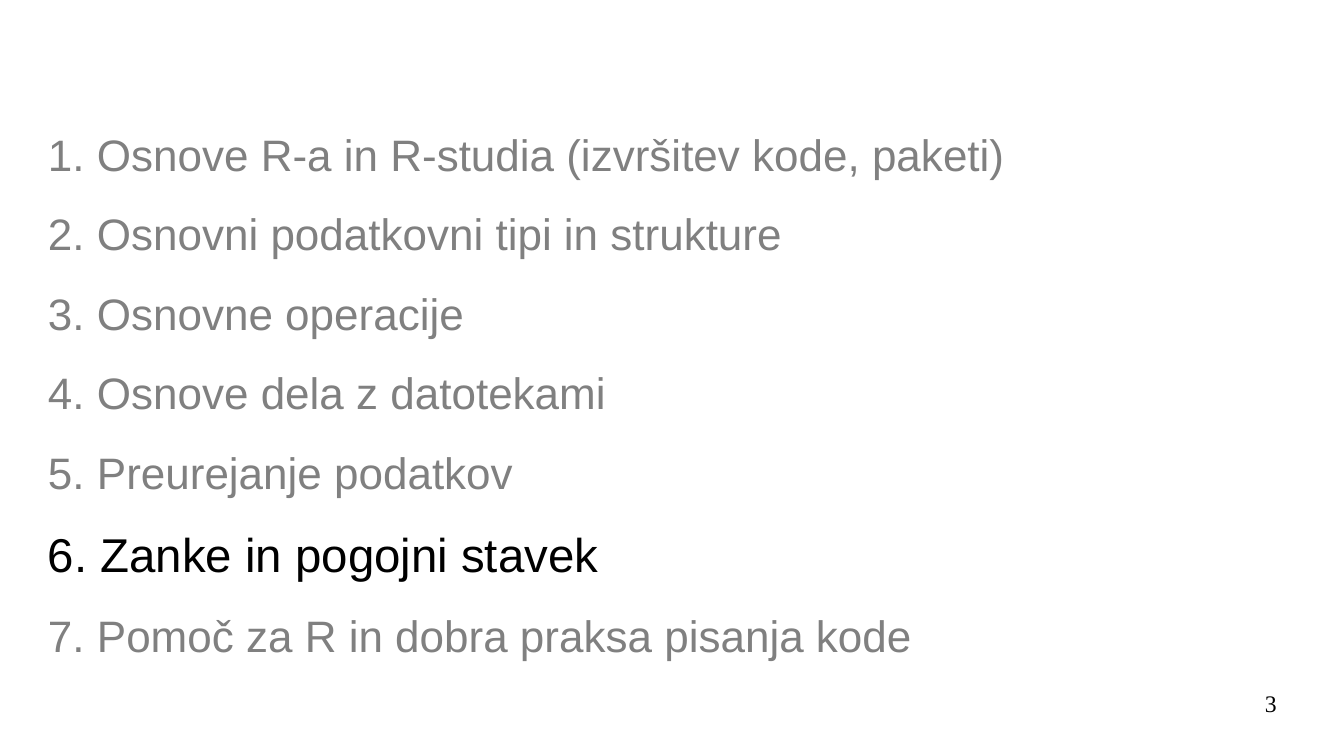
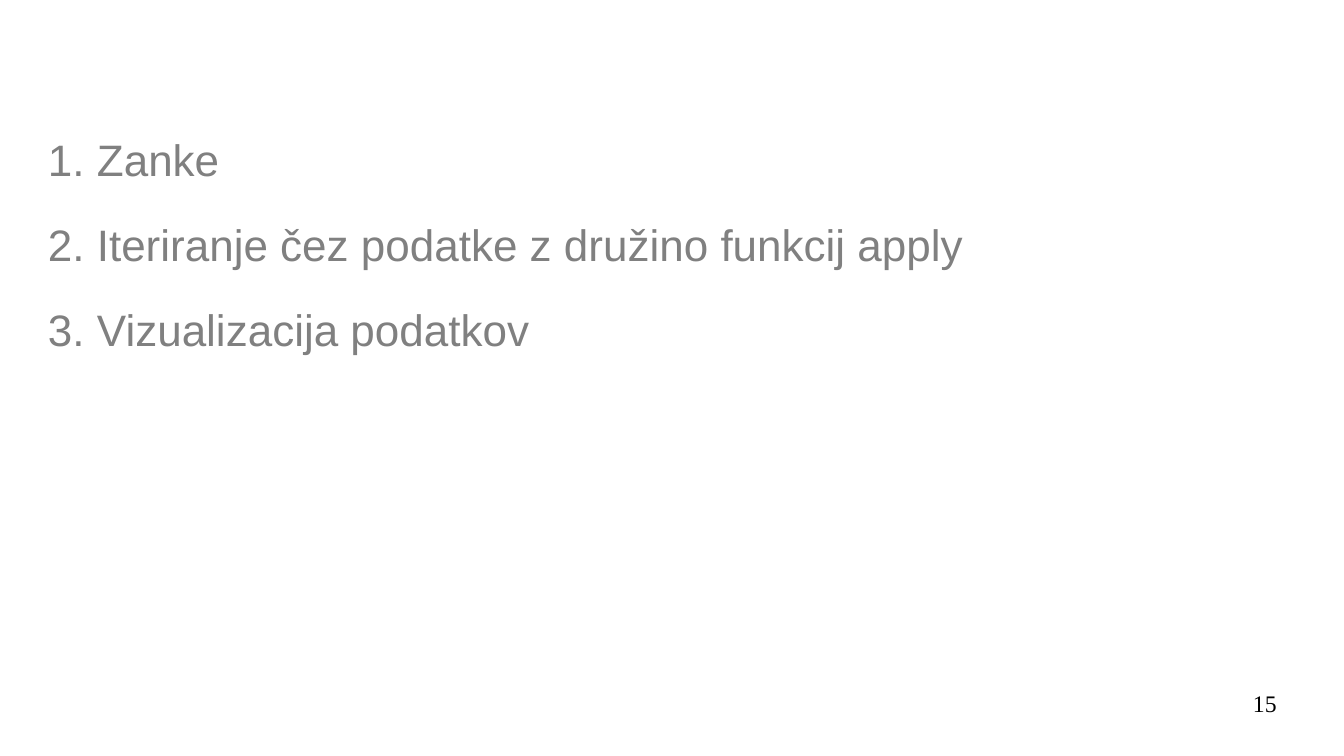
Before and after one commit to janaobsteter/R_tecaj, a slide deck: slide 15 of ModulB/ITTecaj_R_ModulB.odp (slide 3 before the commit). Drawn at 1344x756 pixels with LibreOffice and Linux fonts; fonts in the diff are those of the drawing. Boxes give left, top, right and bottom in pixels: in the first picture for what was removed or moved away, otherwise in the second. Text is boxed around its words. In the diff, an @@ line names an element or a change of style, - is before the commit and + after.

```diff
--- a/ModulB/ITTecaj_R_ModulB.odp
+++ b/ModulB/ITTecaj_R_ModulB.odp
@@ text at <box>48,144,962,354</box>: text changed @@
-1. Osnove R-a in R-studia (izvršitev kode, paketi)
-2. Osnovni podatkovni tipi in strukture
-3. Osnovne operacije
-4. Osnove dela z datotekami
-5. Preurejanje podatkov
-6. Zanke in pogojni stavek
-7. Pomoč za R in dobra praksa pisanja kode
+1. Zanke
+2. Iteriranje čez podatke z družino funkcij apply
+3. Vizualizacija podatkov
@@ page number at <box>1253,696,1277,713</box>: text changed @@
-3
+15
```
Also in this commit, not shown: 26 other slides changed, 23 slides added, 1 slide removed, 2 other files.
